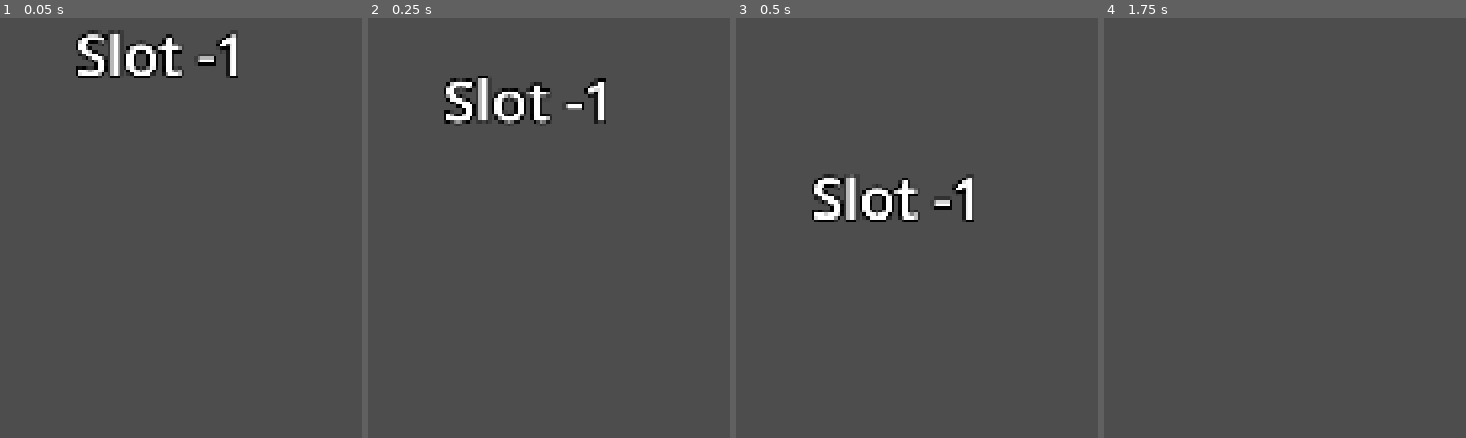
Above: before the commit, frames 1-4 (left to right).
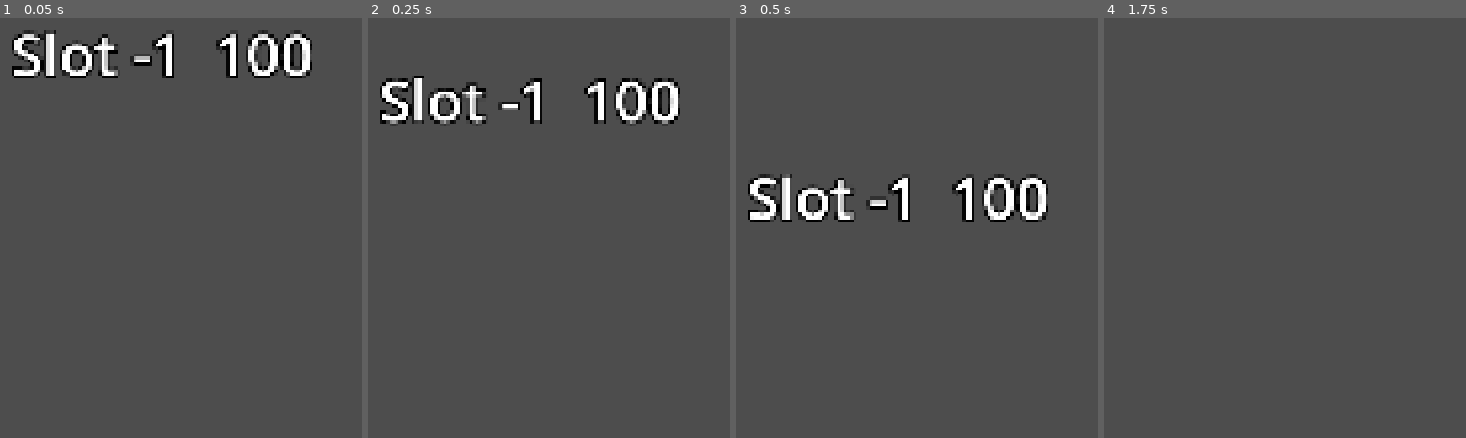
Above: after the commit, the same moments.

Repository: kunanli/TrioBroTotem
Game: Godot game, scene res://scenes/player/player.tscn
Same seed, same stepped clock (60 frames per second), same inputs: the game is played once before the commit and once after it. This scene is started directly instead of the project's main scene.
Inputs (mouse positions are in pixels of both pictures, inside the frame that each line leads up to):
- Up to frame 1 (0.05 s): no input
- Up to frame 2 (0.25 s): no input
- Up to frame 3 (0.5 s): no input
- Up to frame 4 (1.75 s): move the mouse to (outside the picture) at 0.52 s; hold D (move_right) 0.53-1.28 s; tap E (interact) at 0.6, 1.55 s; click (outside the picture) at 0.67 s; tap Space (jump) at 0.77, 0.8, 1.07, 1.35, 1.52 s; move the mouse to (1187, 39) at 1.27 s; hold W (move_forward) from 1.28 s (still down)

The runs differ from the first frame. In frame 1, 4.9% of the frame differs, in the area x 3-87%, y 2-15%; in frame 2, 4.8%; in frame 3, 4.9%, in the area x 3-87%, y 37-49%; in frame 4, nothing differs.

Commit message:
feat(m0): 倒地與救援（M0 步驟 3）
血量歸零 → 倒地，不能自行復活；隊友按住 E 兩秒半扶起，或直接扛走
（docs/04）。全隊倒地 → 三秒後重生，正式版是退回營地。

- autoload/down_system.gd：血量、倒地、扶起的權威判定。這一套同時是
  治療系統——扶起即回血是治療三層的第一層，本作沒有專屬補師就是因為
  救援系統本身就是治療系統
- 落地傷害是 M0 唯一的傷害來源。用上一幀的下墜速度，因為 move_and_slide
  撞地時會把 velocity.y 歸零，當幀讀到的永遠是 0
- 扶起的累積在扶的人那端算，滿了才送一次請求——每幀送在 120 Hz 下
  是 120 packets/s
- 倒地的人正踩著別人會自動脫離；當底座的人倒下則整柱潰散
- 倒地時仍受重力與碰撞，被丟出去要能滾下斜坡（事故就是內容）
- 名牌暫代 HUD 顯示血量、倒地、扶起進度。正式 HUD 是 M1（docs/06），
  但沒有回饋就測不動
- K 鍵測試用擊倒：M0 沒有敵人，不然只能靠從高處跳下來驗

StackSystem 補上純 host 端的 detach()。不要直接呼叫 @rpc 方法——
那時 get_remote_sender_id() 拿到的是上一次 RPC 的殘留值。

ragdoll 的表現目前是「模型往前趴」的暫代版。先把網路模型驗起來
（TD-06 同步狀態不同步骨骼），PhysicalBone3D 是下一步。
位置仍由自己這端算而非 TD-06 說的 host 權威根位置，理由與回頭改的
時機已註明在程式碼裡。

Co-Authored-By: Claude Opus 5 <noreply@anthropic.com>
Claude-Session: https://claude.ai/code/session_01TU4o3pWxh73BhVeQ2EeBq9

Diff:
--- a/trio-project/project.godot
+++ b/trio-project/project.godot
@@ -22,6 +22,7 @@
 GameInput="*res://scripts/autoload/game_input.gd"
 CarrySystem="*res://scripts/autoload/carry_system.gd"
 StackSystem="*res://scripts/autoload/stack_system.gd"
+DownSystem="*res://scripts/autoload/down_system.gd"
 
 [display]
 
--- /dev/null
+++ b/trio-project/scripts/autoload/down_system.gd
@@ -0,0 +1,151 @@
+extends Node
+
+## 血量、倒地與救援的權威判定（docs/04 Ragdoll 與倒地救援）。
+##
+## 設計上這一套同時是治療系統：血量歸零不會死，只是倒地等人扶，
+## 而扶起會帶回一小段血——「扶起即回血」是治療三層的第一層（docs/04）。
+## 所以這裡沒有獨立的補師機制，也不該有。
+##
+## 網路模型（TD-06）：同步的是「倒地與否」與 host 權威的位置，不是每根骨頭。
+## 骨骼讓各客戶端自己算——三台畫面上手腳擺的姿勢不一樣完全沒關係，
+## 那反而符合「事故就是內容」。但「你倒在哪」必須是 host 說了算，
+## 否則會出現「我明明站在他旁邊卻扶不到」這種最傷體驗的 bug。
+
+const MAX_HEALTH := 100.0
+
+## 扶起需要的時間，以及扶起後回多少血（docs/04 治療第一層）。
+const REVIVE_TIME := 2.5
+const REVIVE_HEAL := 35.0
+const REVIVE_RANGE := 2.2
+
+## 全隊倒地後多久重來。正式版是退回營地（docs/04），M0 先原地重生。
+const WIPE_RESPAWN_DELAY := 3.0
+
+var _health: Dictionary = {}
+var _downed: Dictionary = {}
+var _wipe_timer: float = -1.0
+
+
+func health_of(slot_id: int) -> float:
+	return _health.get(slot_id, MAX_HEALTH)
+
+
+func is_downed(slot_id: int) -> bool:
+	return _downed.get(slot_id, false)
+
+
+func any_alive() -> bool:
+	for slot in PlayerRegistry.slots:
+		if not is_downed(slot.slot_id):
+			return true
+	return false
+
+
+func _physics_process(delta: float) -> void:
+	if not NetworkService.is_host():
+		return
+	_tick_wipe(delta)
+
+
+## 全隊倒地 = 本章失敗（docs/04）。章節內因此不需要檢查點系統。
+func _tick_wipe(delta: float) -> void:
+	if PlayerRegistry.slots.is_empty():
+		return
+	if any_alive():
+		_wipe_timer = -1.0
+		return
+	if _wipe_timer < 0.0:
+		_wipe_timer = WIPE_RESPAWN_DELAY
+		print("[Down] 全隊倒地，%.0f 秒後重來" % WIPE_RESPAWN_DELAY)
+		return
+	_wipe_timer -= delta
+	if _wipe_timer <= 0.0:
+		_wipe_timer = -1.0
+		for slot in PlayerRegistry.slots:
+			_apply_revive.rpc(slot.slot_id, MAX_HEALTH)
+
+
+# --- 客戶端送出的請求 -------------------------------------------------------
+
+## 落地傷害。速度由自己這端量，host 夾住範圍——蓄力投擲也是同一個處理方式。
+@rpc("any_peer", "reliable")
+func request_fall_damage(slot_id: int, impact_speed: float) -> void:
+	if not _authorised(slot_id) or is_downed(slot_id):
+		return
+	var over := clampf(impact_speed, 0.0, 60.0) - PlayerCharacter.SAFE_FALL_SPEED
+	if over <= 0.0:
+		return
+	apply_damage(slot_id, over * PlayerCharacter.FALL_DAMAGE_PER_SPEED, Vector3.ZERO)
+
+
+## 扶起。累積在扶的人那端算，滿了才送一次請求——每幀送會是 120 packets/s。
+@rpc("any_peer", "reliable")
+func request_revive(slot_id: int, target_slot: int) -> void:
+	if not _authorised(slot_id) or is_downed(slot_id):
+		return
+	if not is_downed(target_slot):
+		return
+	var reviver := CarrySystem.find_player(slot_id)
+	var target := CarrySystem.find_player(target_slot)
+	if reviver == null or target == null:
+		return
+	if reviver.global_position.distance_to(target.global_position) > REVIVE_RANGE:
+		return
+	_apply_revive.rpc(target_slot, REVIVE_HEAL)
+
+
+## 測試用：把自己打倒。M0 還沒有敵人，沒有這個就驗不了倒地與救援。
+@rpc("any_peer", "reliable")
+func request_debug_knockdown(slot_id: int) -> void:
+	if not _authorised(slot_id):
+		return
+	apply_damage(slot_id, MAX_HEALTH, Vector3.UP * 3.0)
+
+
+# --- host 端 ---------------------------------------------------------------
+
+func _authorised(slot_id: int) -> bool:
+	if not NetworkService.is_host():
+		return false
+	var sender := multiplayer.get_remote_sender_id()
+	var claimed := sender if sender != 0 else 1
+	var slot := PlayerRegistry.get_slot(slot_id)
+	return slot != null and slot.peer_id == claimed
+
+
+## 之後的攻擊、誤傷、場景傷害都走這裡。傷害一律 host 決定（TD-02）。
+func apply_damage(slot_id: int, amount: float, impulse: Vector3) -> void:
+	if not NetworkService.is_host() or is_downed(slot_id):
+		return
+	var remaining := maxf(health_of(slot_id) - amount, 0.0)
+	_apply_health.rpc(slot_id, remaining)
+	if remaining <= 0.0:
+		_apply_down.rpc(slot_id, impulse)
+
+
+# --- 廣播 -------------------------------------------------------------------
+
+@rpc("authority", "call_local", "reliable")
+func _apply_health(slot_id: int, value: float) -> void:
+	_health[slot_id] = value
+
+
+@rpc("authority", "call_local", "reliable")
+func _apply_down(slot_id: int, impulse: Vector3) -> void:
+	_downed[slot_id] = true
+	var player := CarrySystem.find_player(slot_id)
+	if player != null:
+		player.on_downed(impulse)
+	# 倒下的人不能繼續當梯子或當乘客（docs/04 底層倒下整柱潰散）。
+	# 這兩個函式自己會擋非 host，不必在這裡再判一次。
+	StackSystem.collapse_above(slot_id)
+	StackSystem.detach(slot_id)
+
+
+@rpc("authority", "call_local", "reliable")
+func _apply_revive(slot_id: int, health: float) -> void:
+	_downed[slot_id] = false
+	_health[slot_id] = maxf(health, 1.0)
+	var player := CarrySystem.find_player(slot_id)
+	if player != null:
+		player.on_revived()
--- a/trio-project/scripts/autoload/game_input.gd
+++ b/trio-project/scripts/autoload/game_input.gd
@@ -20,6 +20,7 @@
 	"attack": [KEY_J],
 	"grab": [KEY_F],
 	"interact": [KEY_E],
+	"debug_down": [KEY_K],
 }
 
 ## 手把按鍵對應，依 docs/06-controls-ui.md 的配置表（Xbox 標示）。
--- a/trio-project/scripts/autoload/stack_system.gd
+++ b/trio-project/scripts/autoload/stack_system.gd
@@ -98,6 +98,14 @@
 	collapse_above(slot_id)
 
 
+## 純 host 端的脫離。不要直接呼叫 request_dismount——那是 @rpc 方法，
+## 直接呼叫時 get_remote_sender_id() 拿到的是上一次 RPC 的殘留值。
+func detach(slot_id: int) -> void:
+	if not NetworkService.is_host() or not is_stacked(slot_id):
+		return
+	_apply_unstack.rpc(slot_id, Vector3.UP * COLLAPSE_LIFT)
+
+
 ## host 端也會直接呼叫（例如之後的受擊、ragdoll）。
 func collapse_above(slot_id: int) -> void:
 	if not NetworkService.is_host():
--- a/trio-project/scripts/player/player_character.gd
+++ b/trio-project/scripts/player/player_character.gd
@@ -46,6 +46,18 @@
 ## 扛著東西時的移動懲罰。扛人比扛箱子更明顯——這是喜劇來源，不是平衡數值。
 const CARRY_SPEED_PENALTY := 0.7
 
+## 落地速度低於這個值不受傷；超出的部分每 1 m/s 換算成多少傷害。
+## 這是 M0 唯一的傷害來源——沒有它就驗不了倒地與救援。
+const SAFE_FALL_SPEED := 11.0
+const FALL_DAMAGE_PER_SPEED := 9.0
+
+## 扶起隊友要按住多久（與 DownSystem.REVIVE_TIME 對齊）。
+const REVIVE_RANGE := 2.2
+
+## 倒地時模型往前趴的角度。這是 ragdoll 的暫代表現——
+## 真正的 PhysicalBone3D 是下一步，先把網路模型驗起來（TD-06）。
+const DOWNED_PITCH := -80.0
+
 ## 疊高偵測的往下探測長度（從腳底往下），以及送出請求的最短間隔。
 const STACK_PROBE_LENGTH := 0.5
 const STACK_REQUEST_INTERVAL := 0.2
@@ -101,6 +113,9 @@
 ## 正踩在誰頭上，-1 表示沒有。由 host 透過 StackSystem 廣播寫入。
 var stacked_on: int = -1
 
+## 是否倒地。由 host 透過 DownSystem 廣播寫入。
+var is_downed: bool = false
+
 # --- 被複製的狀態（權威端寫，其他人讀）---
 var net_position: Vector3 = Vector3.ZERO
 var net_velocity: Vector3 = Vector3.ZERO
@@ -111,6 +126,9 @@
 var _throw_charge: float = 0.0
 var _struggle: float = 0.0
 var _next_stack_request: float = 0.0
+var _revive_progress: float = 0.0
+var _previous_fall_speed: float = 0.0
+var _base_label: String = ""
 
 ## 鏡頭角度與追隨中的注視點。純本機狀態，不同步——每個人的鏡頭本來就該各自獨立。
 var _camera_yaw: float = 0.0
@@ -139,6 +157,7 @@
 	set_multiplayer_authority(owner_peer_id)
 
 	_label.text = display_name if not display_name.is_empty() else "Slot %d" % slot_id
+	_base_label = _label.text
 	var material := StandardMaterial3D.new()
 	if slot_id >= 0:
 		material.albedo_color = SLOT_COLORS[slot_id % SLOT_COLORS.size()]
@@ -315,7 +334,9 @@
 
 
 func _physics_process(delta: float) -> void:
-	if carried_by_slot >= 0:
+	if is_downed and carried_by_slot < 0:
+		_process_downed(delta)
+	elif carried_by_slot >= 0:
 		_process_carried(delta)
 	elif stacked_on >= 0:
 		_process_stacked()
@@ -324,7 +345,8 @@
 	else:
 		_process_remote(delta)
 	_visual.rotation.y = _yaw
-	_character.drive(Vector3(velocity.x, 0.0, velocity.z).length())
+	_character.drive(0.0 if is_downed else Vector3(velocity.x, 0.0, velocity.z).length())
+	_update_label()
 
 
 func _process_authority(delta: float) -> void:
@@ -366,10 +388,69 @@
 
 	_process_carry_input(delta)
 	_process_stack_probe()
+	_process_revive_input(delta)
+	_process_fall_damage()
+
+	# M0 還沒有敵人。沒有這個鍵就只能靠從高處跳下來驗倒地與救援。
+	if GameInput.is_just_pressed(device_id, &"debug_down"):
+		DownSystem.request_debug_knockdown.rpc_id(1, slot_id)
 
 	net_position = global_position
 	net_velocity = velocity
 	net_yaw = _yaw
+
+
+## 名牌兼狀態顯示。M0 還沒有 HUD（docs/06 那一套要等 M1），
+## 但「誰倒了、扶到哪了」不回饋的話根本測不動。
+func _update_label() -> void:
+	if is_downed:
+		_label.text = "%s（倒地）" % _base_label
+	elif _revive_progress > 0.0:
+		_label.text = "%s 扶起中 %d%%" % [
+			_base_label, int(_revive_progress / DownSystem.REVIVE_TIME * 100.0)
+		]
+	else:
+		_label.text = "%s  %d" % [_base_label, int(DownSystem.health_of(slot_id))]
+
+
+## 落地傷害。M0 沒有敵人，這是唯一的傷害來源，也是驗證倒地與救援的方式。
+##
+## 用「上一幀的下墜速度」而不是當幀的：move_and_slide 撞到地面時會把
+## velocity.y 歸零，當幀讀到的永遠是 0。
+func _process_fall_damage() -> void:
+	var falling := -minf(velocity.y, 0.0)
+	if is_on_floor() and _previous_fall_speed > SAFE_FALL_SPEED:
+		DownSystem.request_fall_damage.rpc_id(1, slot_id, _previous_fall_speed)
+	_previous_fall_speed = falling
+
+
+## 扶起隊友：按住互動鍵靠近倒地的人。累積在自己這端算，
+## 滿了才送一次請求——每幀送在 120 Hz 下會是 120 packets/s。
+func _process_revive_input(delta: float) -> void:
+	if not GameInput.is_pressed(device_id, &"interact"):
+		_revive_progress = 0.0
+		return
+	var target := _nearest_downed()
+	if target < 0:
+		_revive_progress = 0.0
+		return
+	_revive_progress += delta
+	if _revive_progress >= DownSystem.REVIVE_TIME:
+		_revive_progress = 0.0
+		DownSystem.request_revive.rpc_id(1, slot_id, target)
+
+
+func _nearest_downed() -> int:
+	var best := -1
+	var best_distance := REVIVE_RANGE
+	for node in get_tree().get_nodes_in_group("player_characters"):
+		if node == self or not node.is_downed or node.carried_by_slot >= 0:
+			continue
+		var distance := global_position.distance_to(node.global_position)
+		if distance < best_distance:
+			best_distance = distance
+			best = node.slot_id
+	return best
 
 
 ## 疊高不佔按鍵（docs/06）：往下探到隊友的頭就送出請求。
@@ -419,6 +500,44 @@
 	elif _throw_charge > 0.0:
 		CarrySystem.request_throw.rpc_id(1, slot_id, _throw_charge)
 		_throw_charge = 0.0
+
+
+## 由 DownSystem 呼叫，不要從別的地方寫。
+func on_downed(impulse: Vector3) -> void:
+	is_downed = true
+	velocity = impulse
+	_revive_progress = 0.0
+	_throw_charge = 0.0
+	_visual.rotation.x = deg_to_rad(DOWNED_PITCH)
+	_character.play_action(&"death")
+
+
+func on_revived() -> void:
+	is_downed = false
+	_revive_progress = 0.0
+	_visual.rotation.x = 0.0
+
+
+## 倒地時仍受重力與碰撞影響——被丟出去的人要能滾下斜坡，
+## 那是「事故就是內容」的一部分。但沒有輸入，也不能自行復活（docs/04）。
+##
+## 位置仍由自己這端算（TD-02），不是 TD-06 說的 host 權威根位置。
+## 現階段可以這樣，因為倒地還是 CharacterBody3D 在跑、而且扶起要按住
+## 2.5 秒，30 Hz 同步的落差不影響判定。等換成真正的 PhysicalBone3D
+## ragdoll 時要回頭改——那時骨骼各機自算，根位置就必須是 host 說了算。
+func _process_downed(delta: float) -> void:
+	if not is_multiplayer_authority():
+		_process_remote(delta)
+		return
+	if not is_on_floor():
+		velocity.y -= _gravity * FALL_MULTIPLIER * delta
+	var horizontal := Vector3(velocity.x, 0.0, velocity.z)
+	horizontal = horizontal.move_toward(Vector3.ZERO, SPEED / STOP_TIME * delta)
+	velocity.x = horizontal.x
+	velocity.z = horizontal.z
+	move_and_slide()
+	net_position = global_position
+	net_velocity = velocity
 
 
 ## 由 StackSystem 呼叫，不要從別的地方寫。
Not shown, changed: trio-project/README.md
